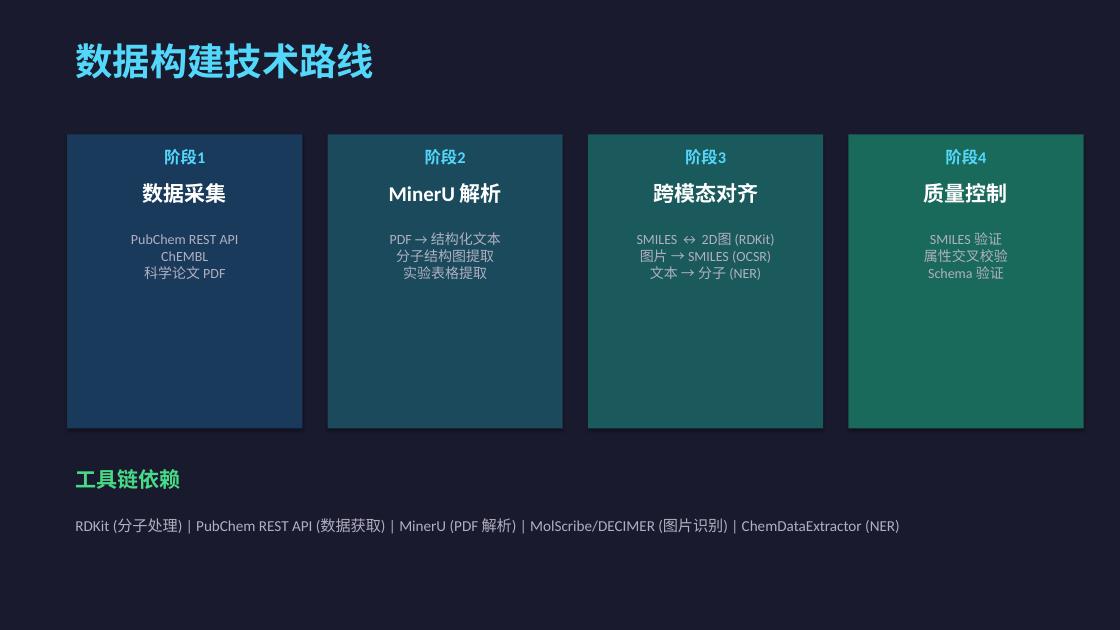
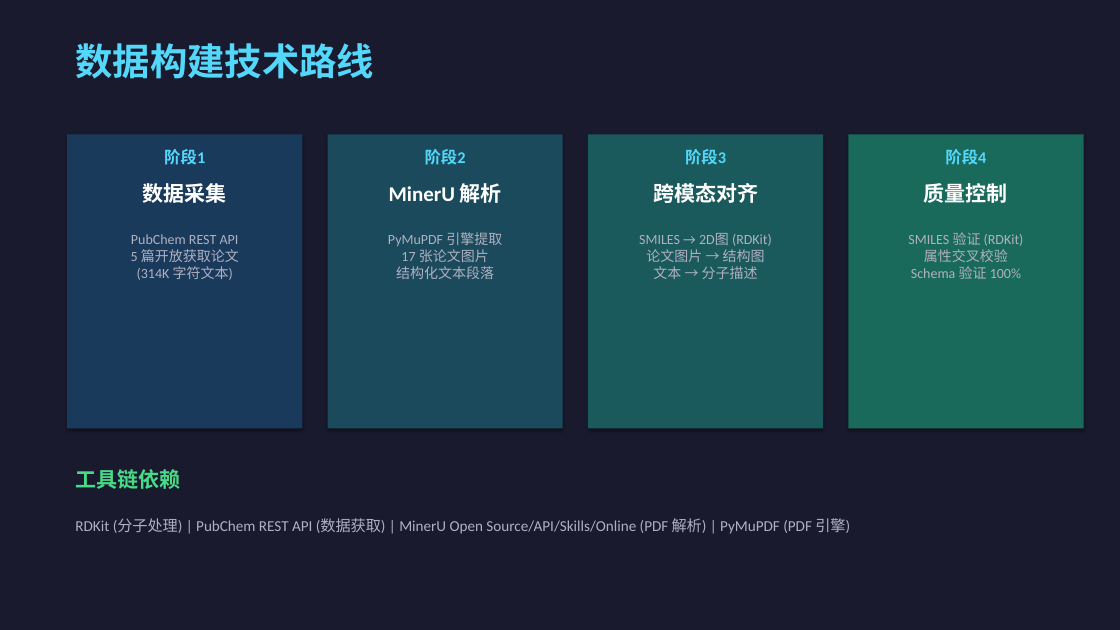
Before and after one commit to CacinieP/MDIC26-Track1-SciAlign, a slide deck: slide 5 of docs/MolAlign_Competition_PPT.pptx. Drawn at 1120x630 pixels with LibreOffice and Linux fonts; fonts in the diff are those of the drawing. Boxes give left, top, right and bottom in pixels: in the first picture for what was removed or moved away, otherwise in the second. Text is boxed around its words. In the diff, an @@ line names an element or a change of style, - is before the commit and + after.

Commit message:
feat: update PPT, samples and notebook with real MinerU extraction data
- Regenerate PPT (v2.1): updated stats, MinerU usage, paper extraction table
- Update sample dataset: 12 samples now include 5 with real paper images
- Fix notebook: handle RDKit MolsToGridImage API change
- Add generated analysis figures (category/property/modality/grid)

```diff
--- a/docs/MolAlign_Competition_PPT.pptx
+++ b/docs/MolAlign_Competition_PPT.pptx
@@ text at (131, 234, 239, 280): text changed @@
-PubChem REST API
-ChEMBL
-科学论文 PDF
+PubChem REST API
+5 篇开放获取论文
+(314K 字符文本)
@@ text at (388, 232, 502, 279): text changed @@
-PDF → 结构化文本
-分子结构图提取
-实验表格提取
+PyMuPDF 引擎提取
+17 张论文图片
+结构化文本段落
@@ text at (639, 233, 772, 279): text changed @@
-SMILES ↔ 2D图 (RDKit)
-图片 → SMILES (OCSR)
-文本 → 分子 (NER)
+SMILES → 2D图 (RDKit)
+论文图片 → 结构图
+文本 → 分子描述
@@ text at (908, 232, 1024, 279): text changed @@
-SMILES 验证
-属性交叉校验
-Schema 验证
+SMILES 验证 (RDKit)
+属性交叉校验
+Schema 验证 100%
@@ text at (75, 518, 850, 534): text changed @@
-RDKit (分子处理) | PubChem REST API (数据获取) | MinerU (PDF 解析) | MolScribe/DECIMER (图片识别) | ChemDataExtractor (NER)
+RDKit (分子处理) | PubChem REST API (数据获取) | MinerU Open Source/API/Skills/Online (PDF 解析) | PyMuPDF (PDF 引擎)
```
Also in this commit, not shown: 6 other slides changed, 1 slide added, 1 slide removed, 8 other files.
